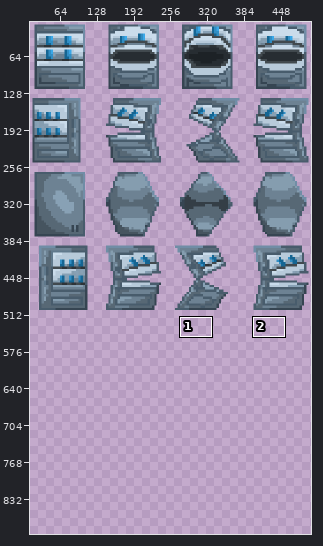
File history of a sprite sheet, Assets/Sprites/pacStudent.png. Above: a wide view before the commit, with the close-up outlined.
Close-up. Before the edit:
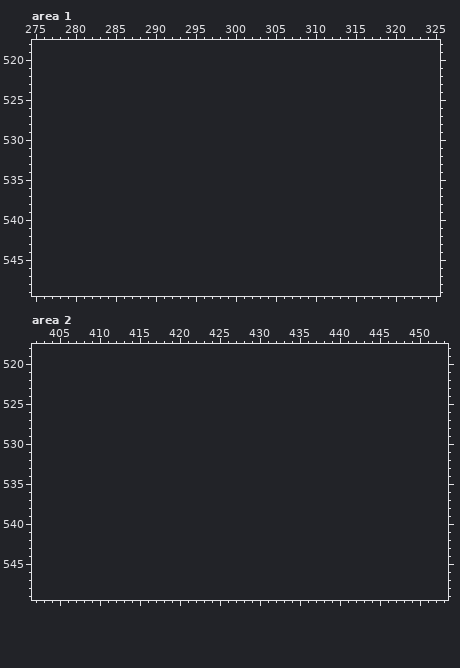
The file is 512x512 pixels. Colours within 5 levels of each other are drawn and written as one. Shown: area 1: x 275..325, y 518..549; area 2: x 402..453, y 518..549. The old version is drawn lined up with the new one, on the new canvas. The wide view leaves out empty margins. The commit also changed other parts of the picture, which this record leaves out.
And afterwards:
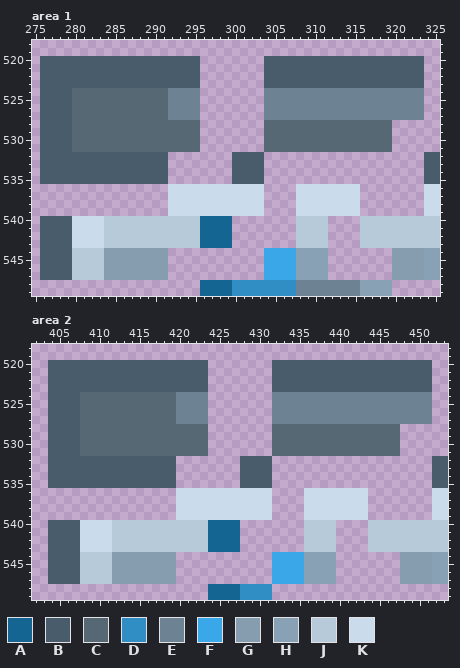
Palette (. is transparent): A #156592  B #485c6c  C #576875  D #318ec4  E #6d8293  F #3aa8e8  G #859daf  H #88a1b5  J #b7cada  K #cadceb
What changed:
canvas 512x512 -> 512x896
Area 1:
y 520..523: x 276..295 .................... -> BBBBBBBBBBBBBBBBBBBB; x 304..323 .................... -> BBBBBBBBBBBBBBBBBBBB
y 524..527: x 276..295 .................... -> BBBBCCCCCCCCCCCCEEEE; x 304..323 .................... -> EEEEEEEEEEEEEEEEEEEE
y 528..531: x 276..295 .................... -> BBBBCCCCCCCCCCCCCCCC; x 304..319 ................ -> CCCCCCCCCCCCCCCC
y 532..535: x 276..291 ................ -> BBBBBBBBBBBBBBBB; x 300..303 .... -> BBBB; x 324..325 .. -> BB
y 536..539: x 292..303 ............ -> KKKKKKKKKKKK; x 308..315 ........ -> KKKKKKKK; x 324..325 .. -> KK
y 540..543: x 276..299 ........................ -> BBBBKKKKJJJJJJJJJJJJAAAA; x 308..311 .... -> JJJJ; x 316..325 .......... -> JJJJJJJJJJ
y 544..547: x 276..291 ................ -> BBBBJJJJGGGGGGGG; x 304..311 ........ -> FFFFHHHH; x 320..325 ...... -> GGGGHH
y 548..549: x 296..319 ........................ -> AAAADDDDDDDDEEEEEEEEHHHH
Area 2:
y 520..523: x 404..423 .................... -> BBBBBBBBBBBBBBBBBBBB; x 432..451 .................... -> BBBBBBBBBBBBBBBBBBBB
y 524..527: x 404..423 .................... -> BBBBCCCCCCCCCCCCEEEE; x 432..451 .................... -> EEEEEEEEEEEEEEEEEEEE
y 528..531: x 404..423 .................... -> BBBBCCCCCCCCCCCCCCCC; x 432..447 ................ -> CCCCCCCCCCCCCCCC
y 532..535: x 404..419 ................ -> BBBBBBBBBBBBBBBB; x 428..431 .... -> BBBB; x 452..453 .. -> BB
y 536..539: x 420..431 ............ -> KKKKKKKKKKKK; x 436..443 ........ -> KKKKKKKK; x 452..453 .. -> KK
y 540..543: x 404..427 ........................ -> BBBBKKKKJJJJJJJJJJJJAAAA; x 436..439 .... -> JJJJ; x 444..453 .......... -> JJJJJJJJJJ
y 544..547: x 404..419 ................ -> BBBBJJJJGGGGGGGG; x 432..439 ........ -> FFFFHHHH; x 448..453 ...... -> GGGGHH
y 548..549: x 424..431 ........ -> AAAADDDD
Pixel boxes of the changes (left, top, right, bottom) in both close-ups:
added: (40, 56, 440, 296)
added: (48, 360, 448, 600)
